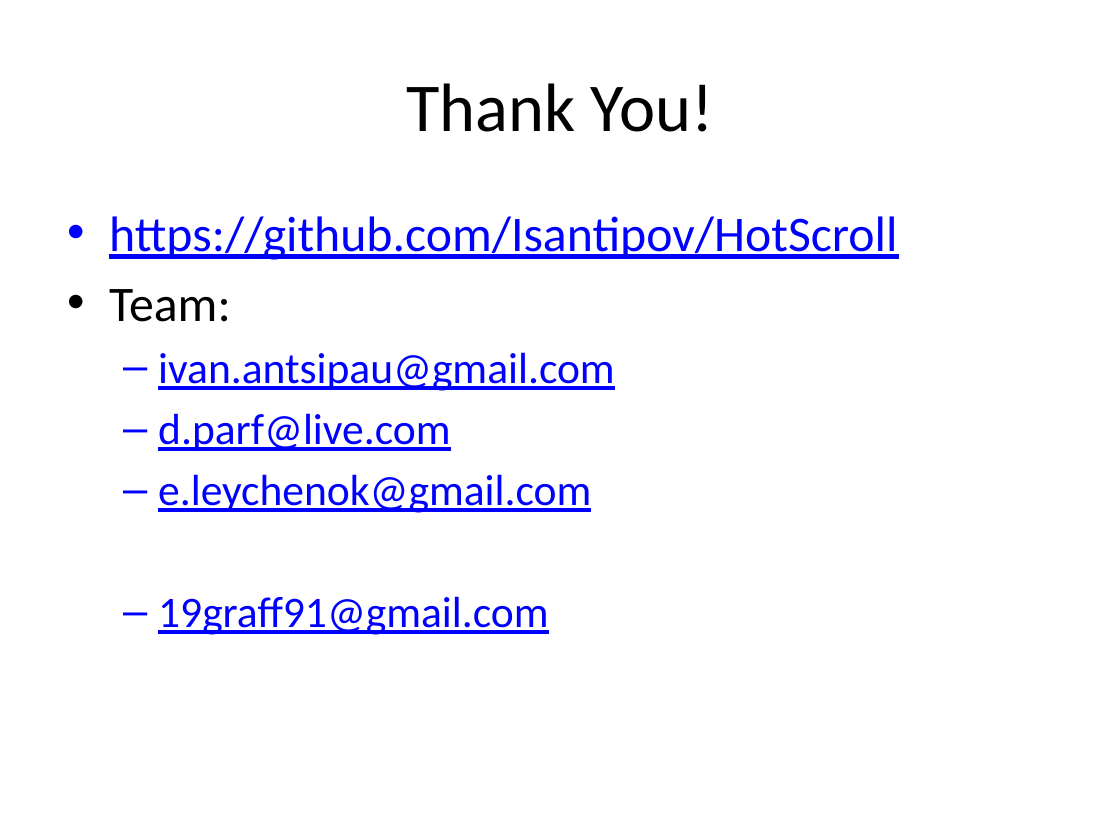
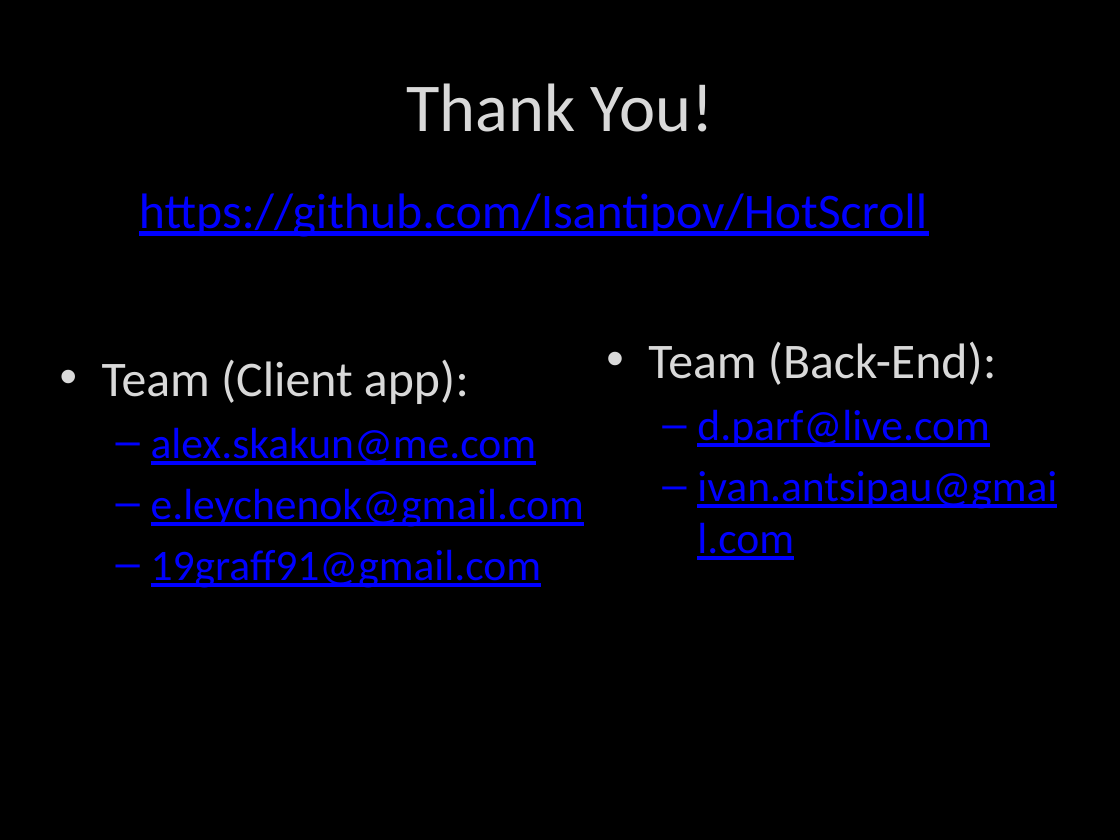
Before and after one commit to Isantipov/HotScroll, a slide deck: slide 4 of Presentation.pptx. Drawn at 1120x840 pixels with LibreOffice and Linux fonts; fonts in the diff are those of the drawing. Boxes give left, top, right and bottom in pixels: in the first picture for what was removed or moved away, otherwise in the second. Text is boxed around its words. In the diff, an @@ line names an element or a change of style, - is before the commit and + after.

```diff
--- a/Presentation.pptx
+++ b/Presentation.pptx
@@ background #FFFFFF to #000000 @@
@@ title "Thank You!" at [406,83,713,132]: text colour #000000 to #D9D9D9 @@
@@ text added at [139,193,927,237], 32 pt, text #0000FF, underline @@
+https://github.com/Isantipov/HotScroll
@@ text "Team (Client app):": place and size @@
-text "Team (Client app):" at [109,216,897,635]
+text "Team (Client app):" at [102,360,584,588]
@@ text added at [648,342,1057,560], 28 pt, text #0000FF, underline @@
+• Team (Back-End):
+  – d.parf@live.com
+  – ivan.antsipau@gmail.com
@@ text at [102,360,536,465]: text changed; size 32 to 28 pt @@
-• https://github.com/Isantipov/HotScroll
-• Team:
-  – ivan.antsipau@gmail.com
-  – d.parf@live.com
+• Team (Client app):
+  – alex.skakun@me.com
```
Also in this commit, not shown: 6 other slides changed.
